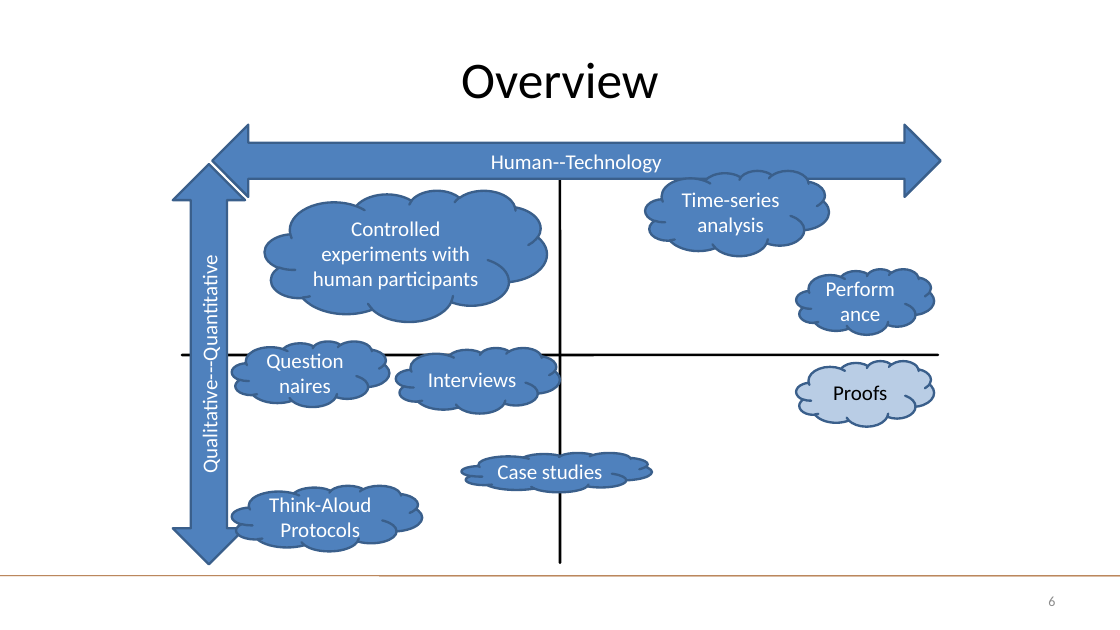
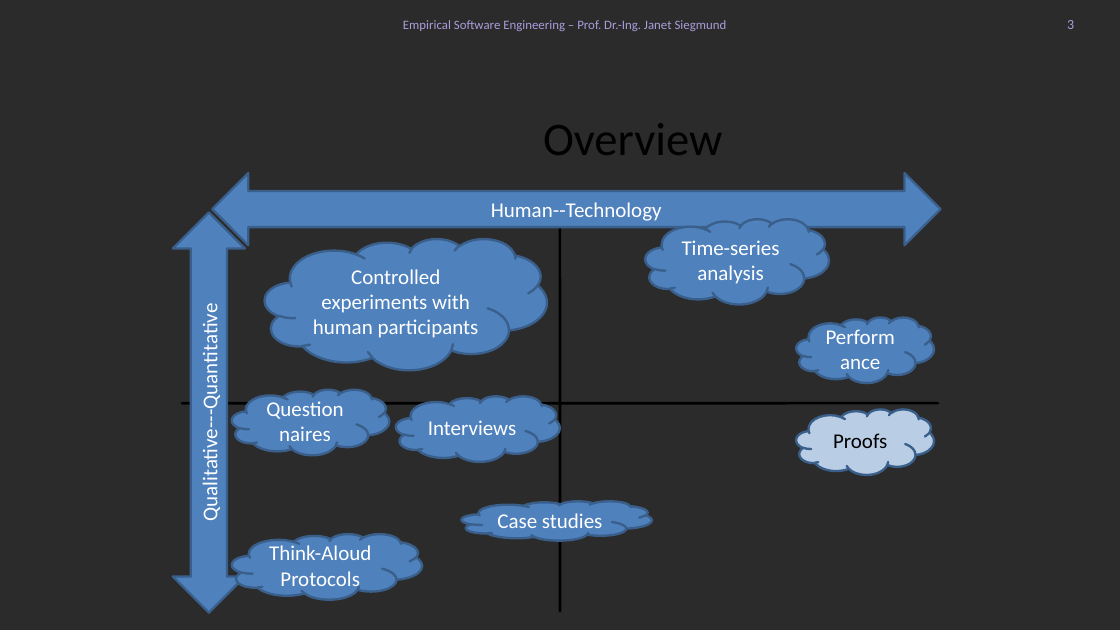
Before and after one commit to feigensp/lehre, a slide deck: slide 3 of ese/WS1920/04_Analysis.pptx (slide 6 before the commit). Drawn at 1120x630 pixels with LibreOffice and Linux fonts; fonts in the diff are those of the drawing; background and template pictures are left out; a plain dark background stands for a picture behind light text. Boxes give left, top, right and bottom in pixels: in the first picture for what was removed or moved away, otherwise in the second. Text is boxed around its words. In the diff, an @@ line names an element or a change of style, - is before the commit and + after.

```diff
--- a/ese/WS1920/04_Analysis.pptx
+++ b/ese/WS1920/04_Analysis.pptx
@@ background #FFFFFF to picture (left out) @@
@@ text added at box(403, 20, 727, 31), 11 pt, text #AB9DDB @@
+Empirical Software Engineering – Prof. Dr.-Ing. Janet Siegmund
@@ page number added at box(1067, 20, 1074, 29), 12 pt, text #AB9DDB @@
+3
@@ title "Overview": place and size @@
-title "Overview" at box(461, 62, 658, 99)
+title "Overview" at box(543, 123, 722, 155)
@@ title "Overview" at box(543, 123, 722, 155): size 44 to 40 pt @@
@@ 8 clouds, 2 lines, 1 up down arrow, 1 left right arrow: place and size @@
-8 clouds, 2 lines, 1 up down arrow, 1 left right arrow at box(173, 124, 941, 565)
+8 clouds, 2 lines, 1 up down arrow, 1 left right arrow at box(173, 173, 941, 613)
@@ line removed from (0, 576) to (1120, 576) @@
@@ page number removed at box(1048, 597, 1055, 606) @@
-6
```
Also in this commit, not shown: 25 other slides changed, 4 slides added, 35 slides removed, 9 other files.
